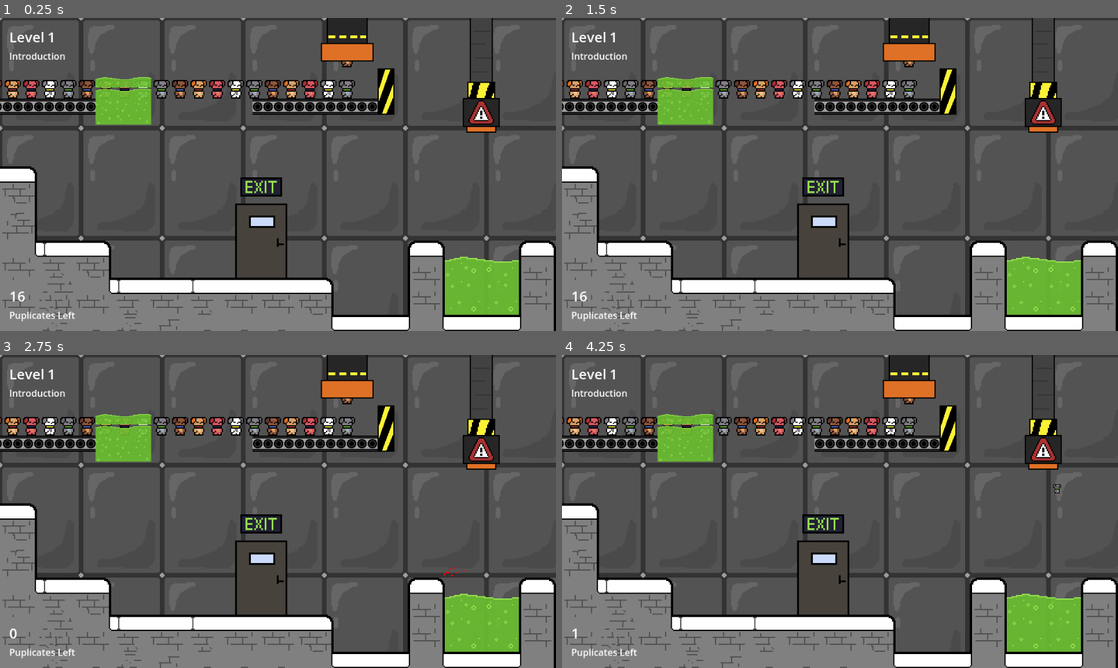
Above: before the commit, frames 1-4 (two rows, left to right).
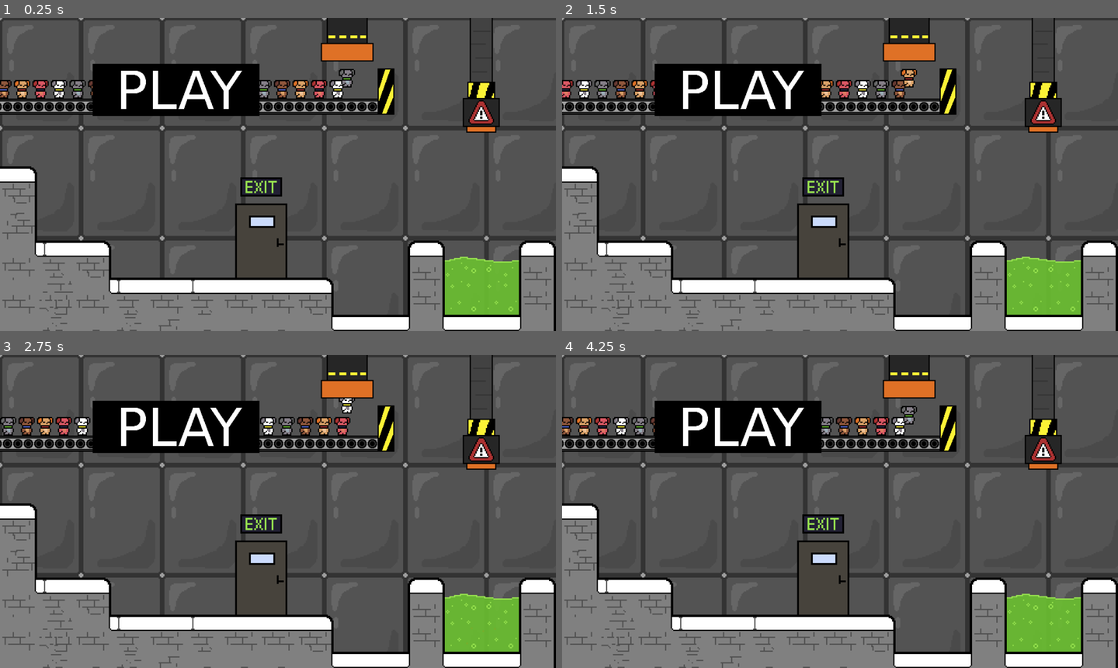
Above: after the commit, the same moments.

Repository: NanoMars/slime-game
Game: Godot game, scene res://UI/title_screen.tscn
Two runs of this game, one before a commit and one after it. Both use one fixed random seed, a clock stepped at 60 frames per second and the inputs below. Sound files missing from this copy of the repository are replaced by a short silence.
Inputs:
- Up to frame 1 (0.25 s): no input
- Up to frame 2 (1.5 s): hold D (move_right) from 0.53 s (still down); tap W (jump) at 0.77 s
- Up to frame 3 (2.75 s): tap W (jump) at 1.52 s; release D (move_right) at 2.03 s; hold A (move_left) from 2.03 s (still down)
- Up to frame 4 (4.25 s): release A (move_left) at 2.78 s; hold D (move_right) from 2.78 s (still down); tap W (jump) at 3.02, 3.77 s

The runs differ from the first frame. In frame 1, 7.4% of the frame differs, in the area x 0-64%, y 4-97%; in frame 2, 7.4%; in frame 3, 7.0%; in frame 4, 7.4%.

Commit message:
push button

Diff:
--- a/UI/title_screen.gd
+++ b/UI/title_screen.gd
@@ -1,9 +1,10 @@
 extends Node2D
 
+@onready var anim_player: AnimationPlayer = $AnimationPlayer
 
 # Called when the node enters the scene tree for the first time.
 func _ready() -> void:
-	pass # Replace with function body.
+	anim_player.play("anim")
 
 
 # Called every frame. 'delta' is the elapsed time since the previous frame.
--- a/UI/title_screen.tscn
+++ b/UI/title_screen.tscn
@@ -6,7 +6,7 @@
 [ext_resource type="Texture2D" uid="uid://b52ir2q2gown" path="res://door/door.png" id="4_816ia"]
 [ext_resource type="PackedScene" uid="uid://dmrkf8ki527vu" path="res://spawner/player_spawner.tscn" id="4_udsnl"]
 [ext_resource type="Texture2D" uid="uid://cy80d82qth16u" path="res://assets/title_screen_anim.png" id="5_udsnl"]
-[ext_resource type="Texture2D" uid="uid://ditbnc2aqok2v" path="res://assets/acid.png" id="7_ywbsv"]
+[ext_resource type="Texture2D" uid="uid://8xngrgbyh6ae" path="res://assets/plaything.png" id="7_ywbsv"]
 [ext_resource type="PackedScene" uid="uid://mr2on1wii00" path="res://game/game_manager/game_manager_setter.tscn" id="8_ywbsv"]
 
 [sub_resource type="TileSetAtlasSource" id="TileSetAtlasSource_tuktx"]
@@ -17,6 +17,21 @@
 [sub_resource type="TileSet" id="TileSet_nmnw7"]
 tile_size = Vector2i(70, 95)
 sources/1 = SubResource("TileSetAtlasSource_tuktx")
+
+[sub_resource type="Animation" id="Animation_xc4vh"]
+length = 0.001
+tracks/0/type = "value"
+tracks/0/imported = false
+tracks/0/enabled = true
+tracks/0/path = NodePath("Sprite2D:frame")
+tracks/0/interp = 1
+tracks/0/loop_wrap = true
+tracks/0/keys = {
+"times": PackedFloat32Array(0),
+"transitions": PackedFloat32Array(1),
+"update": 1,
+"values": [0]
+}
 
 [sub_resource type="Animation" id="Animation_5olrl"]
 resource_name = "anim"
@@ -34,21 +49,6 @@
 "transitions": PackedFloat32Array(1, 1, 1, 1, 1, 1, 1, 1, 1, 1, 1, 1, 1, 1, 1, 1, 1, 1, 1, 1),
 "update": 1,
 "values": [0, 1, 2, 3, 4, 5, 6, 7, 8, 9, 10, 11, 12, 13, 14, 15, 16, 17, 18, 19]
-}
-
-[sub_resource type="Animation" id="Animation_xc4vh"]
-length = 0.001
-tracks/0/type = "value"
-tracks/0/imported = false
-tracks/0/enabled = true
-tracks/0/path = NodePath("Sprite2D:frame")
-tracks/0/interp = 1
-tracks/0/loop_wrap = true
-tracks/0/keys = {
-"times": PackedFloat32Array(0),
-"transitions": PackedFloat32Array(1),
-"update": 1,
-"values": [0]
 }
 
 [sub_resource type="AnimationLibrary" id="AnimationLibrary_yo7wq"]
@@ -84,6 +84,7 @@
 [node name="PlayerSpawner" parent="." instance=ExtResource("4_udsnl")]
 position = Vector2(829, 206)
 scale = Vector2(2, 2)
+spawn_timer = 1.5
 spawn_infinitely = true
 
 [node name="Sprite2D" type="Sprite2D" parent="."]
@@ -98,13 +99,16 @@
 }
 
 [node name="TextureButton" type="TextureButton" parent="."]
-offset_left = 165.0
-offset_top = 88.0
-offset_right = 261.0
-offset_bottom = 184.0
+offset_left = 160.0
+offset_top = 32.0
+offset_right = 448.0
+offset_bottom = 216.0
 texture_normal = ExtResource("7_ywbsv")
+ignore_texture_size = true
+stretch_mode = 5
 
 [node name="GameManagerSetter" parent="." instance=ExtResource("8_ywbsv")]
+game_manager_enabled = false
 
 [connection signal="pressed" from="Exit" to="." method="_on_exit_pressed"]
 [connection signal="pressed" from="TextureButton" to="." method="_on_texture_button_pressed"]
Binary file added: assets/plaything.png
Not shown, added: assets/plaything.png.import
